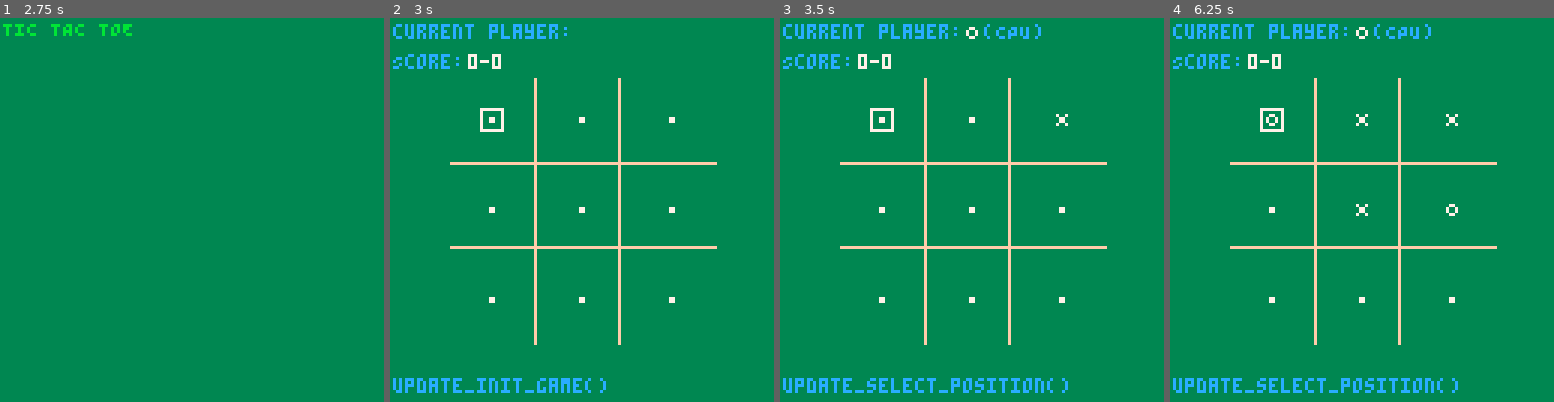
Above: before the commit, frames 1-4 (left to right).
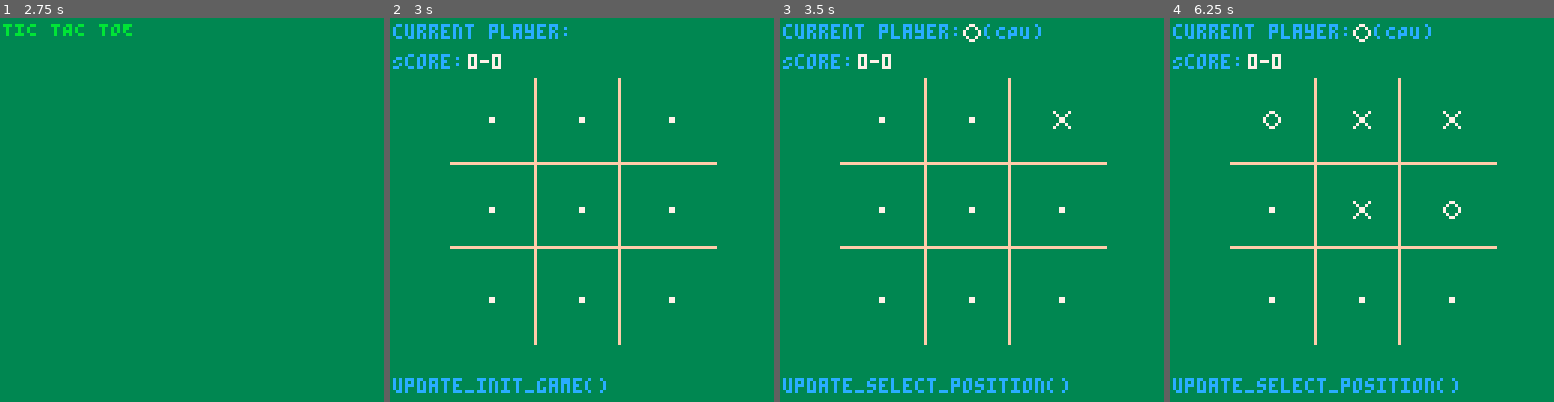
Above: after the commit, the same moments.

Repository: EmreMotan/TicTacToe
Game: PICO-8 cartridge tictactoe.p8
Same seed, same stepped clock (60 frames per second), same inputs: the game is played once before the commit and once after it.
Inputs:
- Up to frame 1 (2.75 s): tap X (X key) at 0.33, 1.07, 1.85 s; tap O (Z key) at 0.7, 1.7, 2.1, 2.5 s; hold Right 1.6-2.1 s; hold Up 2.15-2.42 s; hold Right from 2.47 s (still down)
- Up to frame 2 (3 s): keep holding Right; tap O (Z key) at 2.9 s; tap X (X key) at 2.97 s
- Up to frame 3 (3.5 s): release Right at 3.03 s; hold Left from 3.08 s (still down); tap O (Z key) at 3.3 s
- Up to frame 4 (6.25 s): release Left at 3.58 s; hold Down 3.63-3.97 s; tap O (Z key) every 0.4 s from 3.7 to 6.1 s; hold Right 4.02-4.68 s; tap X (X key) at 4.08, 5.2 s; hold Up 4.73-5.03 s; hold Left 5.08-5.68 s; hold Down 5.73-6.03 s; hold Right from 6.08 s (still down)

Frame 1 is identical in both runs. In frame 2, 0.2% of the frame differs, in the area x 23-30%, y 23-30%; in frame 3, 0.3%; in frame 4, 0.6%, in the area x 23-76%, y 1-53%.

Commit message:
Introduce Entity model

Diff:
--- a/tictactoe.p8
+++ b/tictactoe.p8
@@ -1,5 +1,5 @@
 pico-8 cartridge // http://www.pico-8.com
-version 16
+version 29
 __lua__
 
 --[[
@@ -40,6 +40,28 @@
 
 timer_count = 0
 
+Entity = {}
+Entity.__index = Entity
+
+function Entity.create(x,y,spr,anim_seq)
+	local new_entity = {}
+	setmetatable(new_entity, Entity)
+
+	new_entity.pos_x = x
+	new_entity.pos_y = y
+  new_entity.spr = spr
+  new_entity.anim_seq = anim_seq
+  new_entity.anim_seq_index = 0
+
+	return new_entity
+end
+
+function draw_ent(ent)
+  if anim_seq == nil then
+    drawspr(ent.spr,ent.pos_x,ent.pos_y)
+  end
+end
+
 function _init()
   state_init_match, state_init_game, state_next_player, state_select_position, state_win_screen, state_tie_screen, state_title_screen = 1, 2, 3, 4, 5, 6, 7
 
@@ -61,6 +83,11 @@
                 [state_title_screen]=update_title_screen
               }
   --_draw = _draw_main_screen()
+
+  -- TODO: Move this somewhere else
+  ent_selection_cursor = Entity.create(0, 0, 002, nil)
+  ent_title_cursor = Entity.create(0, 0, 0, {0,7,6,5,1,5,6,7})
+
   global_state = state_init_game
 end
 
@@ -435,14 +462,22 @@
     end
   end
 
-  -- draw selection cursor
-  x = 30 + 30* ((grid_selector_position) % 3)
-  if grid_selector_position<3 then y_ =0
-  elseif grid_selector_position<6 then y_ =1
-  elseif grid_selector_position<9 then y_ =2
-  end
-  y = 30 + 30*y_
-  drawspr(002,x,y)
+  -- Draw the selection cursor
+  -- ... except if it's the CPU's turn.
+  if (number_players == 2 or currentplayer == 1) then
+    x = 30 + 30* ((grid_selector_position) % 3)
+    if grid_selector_position<3 then y =0
+    elseif grid_selector_position<6 then y =1
+    elseif grid_selector_position<9 then y =2
+    end
+    y = 30 + 30*y
+
+    ent_selection_cursor.pos_x = x
+    ent_selection_cursor.pos_y = y
+    draw_ent(ent_selection_cursor)
+
+    --drawspr(002,x,y)
+  end
 
   -- print headline text
   draw_main_screen_headline_text()
@@ -486,10 +521,10 @@
       timer_count = 0
     end
 
-    print('1 Player', 20, 40, title_options_color + 2)
-    print('2 Player', 20, 52, title_options_color + 1)
-
-    -- draw selection symbol
+    print('1 Player', 20, 40, 11)
+    print('2 Player', 20, 52, 11)
+
+    -- draw cursor
     print('⬆️', 10, 40 + (number_players - 1) * 12, title_options_color)
   end
 end
Not shown, changed: 18 lines of the sprite sheet (__gfx__) section of tictactoe.p8
